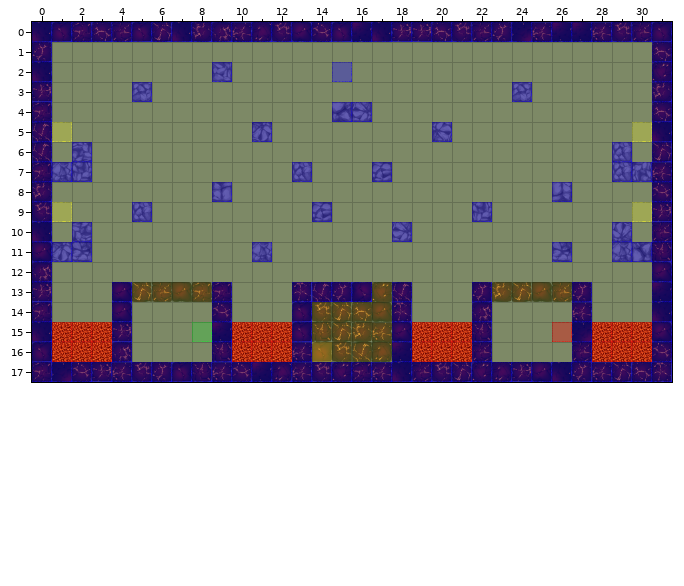
Two versions of a level (Tiled map, Spellington/src/res/map/mapDungeon13.tmx). That is the earlier state.
Cells are 50x50 px. Shown: x 0..31, y 0..17.
After:
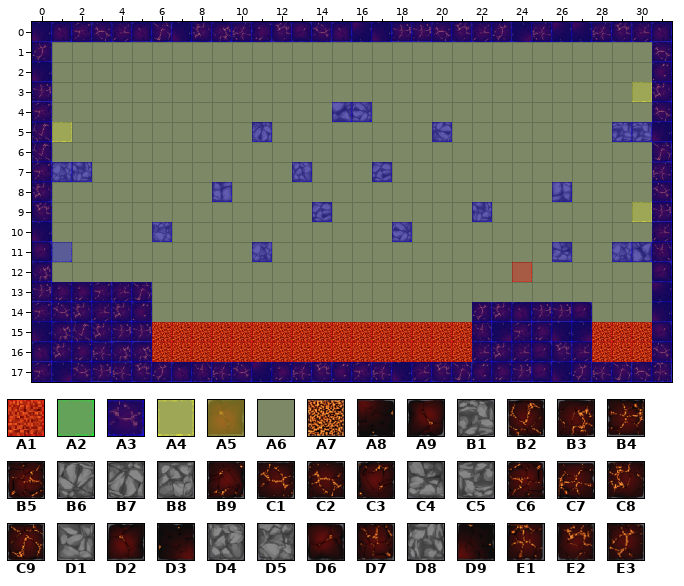
Key: from "collisionTile": A1 0, A2 1, A3 3, A4 4, A5 7, A6 11; from "dungeonTile.png": A7 4, A8 6, A9 7, B1 10, B2 12, B3 13, B4 14, B5 15, B6 17, B7 18, B8 19, B9 20, C1 21, C2 22, C3 23, C4 24, C5 25, C6 28, C7 29, C8 30, C9 31, D1 35, D2 36, D3 37, D4 42, D5 43, D6 45, D7 46, D8 49, D9 53, E1 54, E2 62, E3 63.
__ is an empty cell.
See-through tiles are keyed as they look on the map.
The exact change:
Layer "terrain":
y 2: x 9 D1 -> __
y 3: x 5 B8 -> __; x 24 B8 -> __
y 5: x 29..30 __ __ -> B1 B1
y 6: x 2 B1 -> __; x 29 D4 -> __
y 7: x 29..30 D4 D8 -> __ __
y 9: x 5 D4 -> __
y 10: x 2 C5 -> __; x 6 __ -> D5; x 29 B6 -> __
y 11: x 1..2 B7 C4 -> __ __
y 13: x 1..4 __ __ __ D6 -> B9 B9 C6 B5; x 6..9 B5 D6 C6 C6 -> __ __ __ __; x 13..18 E1 B2 E3 A9 C3 B2 -> __ __ __ __ __ __; x 22..27 E3 C8 C9 D6 B5 E3 -> __ __ __ __ __ __
y 14: x 1..5 __ __ __ D6 __ -> C1 C8 B5 C8 C3; x 9 C1 -> __; x 13..18 D2 E2 C9 C2 D6 E1 -> __ __ __ __ __ __; x 22..27 B3 __ __ __ __ C7 -> E3 C8 D2 B4 B4 D6
y 15: x 1..3 A7 A7 A7 -> B3 B2 C8; x 5..9 __ __ __ __ A8 -> B4 A7 A7 A7 A7; x 13..18 D2 D7 C9 C8 C7 D6 -> A7 A7 A7 A7 A7 A7; x 23..26 __ __ __ __ -> D3 C6 B9 D9
y 16: x 1..3 A7 A7 A7 -> C8 B9 C7; x 5..9 __ __ __ __ D7 -> B3 A7 A7 A7 A7; x 13..18 C7 D2 E2 B2 B9 A8 -> A7 A7 A7 A7 A7 A7; x 23..26 __ __ __ __ -> C8 B5 D6 E2
Layer "collision":
y 2: x 9 A3 -> A6
y 3: x 5 A3 -> A6; x 24 A3 -> A6
y 5: x 29..30 A6 A6 -> A3 A3
y 6: x 2 A3 -> A6; x 29 A3 -> A6
y 7: x 29..30 A3 A3 -> A6 A6
y 9: x 5 A3 -> A6
y 10: x 2 A3 -> A6; x 6 A6 -> A3; x 29 A3 -> A6
y 11: x 1..2 A3 A3 -> A6 A6
y 13: x 1..3 A6 A6 A6 -> A3 A3 A3; x 5 A6 -> A3; x 9 A3 -> A6; x 13..16 A3 A3 A3 A3 -> A6 A6 A6 A6; x 18 A3 -> A6; x 22 A3 -> A6; x 27 A3 -> A6
y 14: x 1..3 A6 A6 A6 -> A3 A3 A3; x 5 A6 -> A3; x 9 A3 -> A6; x 13 A3 -> A6; x 18 A3 -> A6; x 23..26 A6 A6 A6 A6 -> A3 A3 A3 A3
y 15..16: x 1..3 A1 A1 A1 -> A3 A3 A3; x 5..9 A6 A6 A6 A6 A3 -> A3 A1 A1 A1 A1; x 13..18 A3 A6 A6 A6 A6 A3 -> A1 A1 A1 A1 A1 A1; x 23..26 A6 A6 A6 A6 -> A3 A3 A3 A3
Layer "event":
y 2: x 15 A3 -> __
y 3: x 30 __ -> A4
y 5: x 30 A4 -> __
y 9: x 1 A4 -> __
y 11: x 1 __ -> A3
y 12: x 24 __ -> A1
y 15: x 8 A2 -> __; x 26 A1 -> __
y 16: x 14 A5 -> __
